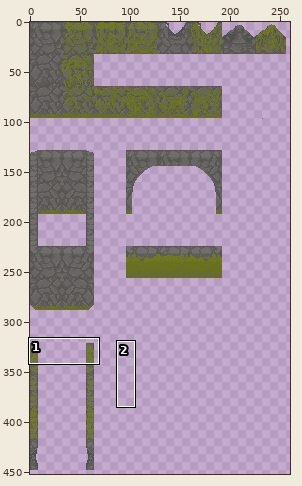
File history of a pixel-art file, Debug/res/aseprite/moss_stone_walls.aseprite. Above: a wide view before the commit, with the close-up outlined.
Close-up. Before the edit:
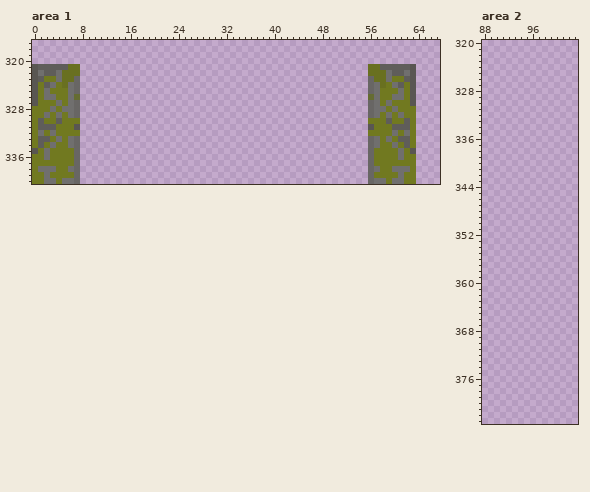
512x512 pixels, 1 frame. Colours within 5 levels of each other are drawn and written as one. Shown: area 1: x 0..67, y 317..340; area 2: x 88..103, y 320..383. The wide view leaves out empty margins.
After the commit:
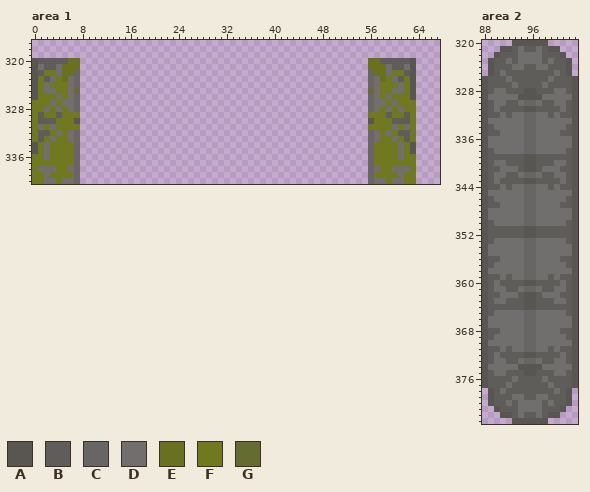
Palette (. is transparent): A #595652  B #5f5d5a  C #686664  D #706f6e  E #697020  F #717920  G #656c31
Difference:
Changed rows in their new state; - is an unchanged pixel.
Area 1:
first column x 0:
320 ABBBBBEE------------------------------------------------EEBBBBBA
321 -D--DE----------------------------------------------------ED--D-
322 -BFF---C------------------------------------------------C---FFB-
323 -FBDF-D--------------------------------------------------D-FDBF-
324 --DF-F----------------------------------------------------F-FD--
325 ---D---G------------------------------------------------G---D---
326 --FFD--C------------------------------------------------C--DFF--
327 F--DFD----------------------------------------------------DFD--F
328 --DFDF----------------------------------------------------FDFD--
329 -BF-B-FF------------------------------------------------FF-B-FB-
330 --BBF--A------------------------------------------------A--FBB--
331 -DFD---F------------------------------------------------F---DFD-
332 -BBFD-DC------------------------------------------------CD-DFBB-
333 --FDF------------------------------------------------------FDF--
334 AFDF--F--------------------------------------------------F--FDFA
Area 2:
first column x 88:
320 -----AAAAAA-----
321 ---AABDBBDBAA---
322 --ABBBDDDDBBBA--
323 -ABBDBDDDDBDBBA-
324 -ABBBDDBBDDBBBA-
325 -ABDBBBBBBBBDBA-
326 ABBBDBBBBBBDBBBA
327 ABBBBDBBBBDBBBBA
328 ABDDBBBAABBBDDBA
329 ADDDDDAAAADDDDDA
330 ABDDBBDCCDBBDDBA
331 ABDBBBBAABBBBDBA
332 ABBDBDDCCDDBDBBA
333 ADDDDDDCCDDDDDDA
334 ABDDDDDCCDDDDDBA
335 ABBDDDDCCDDDDBBA
336 ADDDDDDCCDDDDDDA
337 ADDDDDDCCDDDDDDA
338 ABDDDDDCCDDDDDBA
339 ABBBBBBAABBBBBBA
340 ABDDBBBAABBBDDBA
341 ABBDDDBAABDDDBBA
342 ABDDBBDCCDBBDDBA
343 ABDBBBBAABBBBDBA
344 ABBDBDDCCDDBDBBA
345 ADDDDDDCCDDDDDDA
346 ABDDDDDCCDDDDDBA
347 ABBDDDDCCDDDDBBA
348 ADDDDDDCCDDDDDDA
349 ADDDDDDCCDDDDDDA
350 ABDDDDDCCDDDDDBA
351 ABBBBBBAABBBBBBA
352 ABBBBBBAABBBBBBA
353 ABDDDDDCCDDDDDBA
354 ADDDDDDCCDDDDDDA
355 ADDDDDDCCDDDDDDA
356 ABBDDDDCCDDDDBBA
357 ABDDDDDCCDDDDDBA
358 ADDDDDDCCDDDDDDA
359 ABBDBDDCCDDBDBBA
360 ABDBBBBAABBBBDBA
361 ABDDBBDCCDBBDDBA
362 ABBDDDBAABDDDBBA
363 ABDDBBBAABBBDDBA
364 ABBBBBBAABBBBBBA
365 ABDDDDDCCDDDDDBA
366 ADDDDDDCCDDDDDDA
367 ADDDDDDCCDDDDDDA
368 ABBDDDDCCDDDDBBA
369 ABDDDDDCCDDDDDBA
370 ADDDDDDCCDDDDDDA
371 ABBDBDDCCDDBDBBA
372 ABDBBBBAABBBBDBA
373 ABDDBBDCCDBBDDBA
374 ADDDDDAAAADDDDDA
375 ABDDBBBAABBBDDBA
376 ABBBBDBBBBDBBBBA
377 ABBBDBBBBBBDBBBA
378 -ABDBBBBBBBBDBA-
379 -ABBBDDBBDDBBBA-
380 -ABBDBDDDDBDBBA-
381 --ABBBDDDDBBBA--
382 ---AABDBBDBAA---
383 -----AAAAAA-----
Changed places in both close-ups, as pixel boxes (x1, y1, x2, y2):
changed: (32, 58, 80, 148)
changed: (368, 58, 416, 148)
added: (482, 40, 578, 424)
